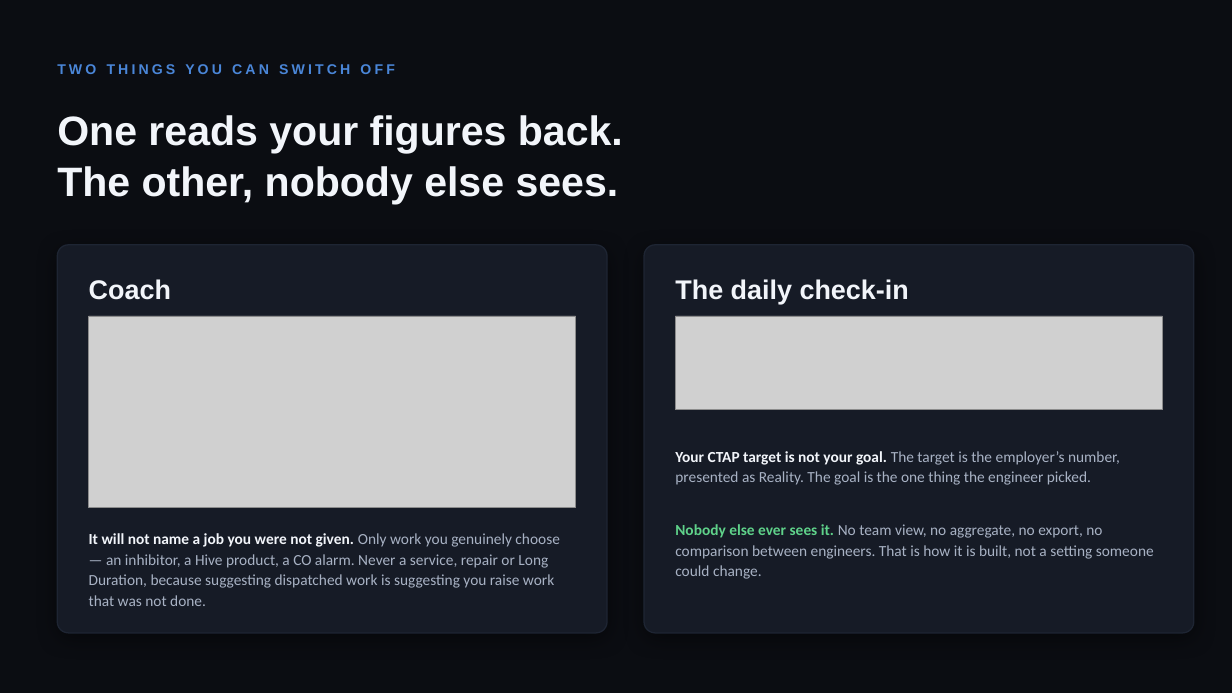
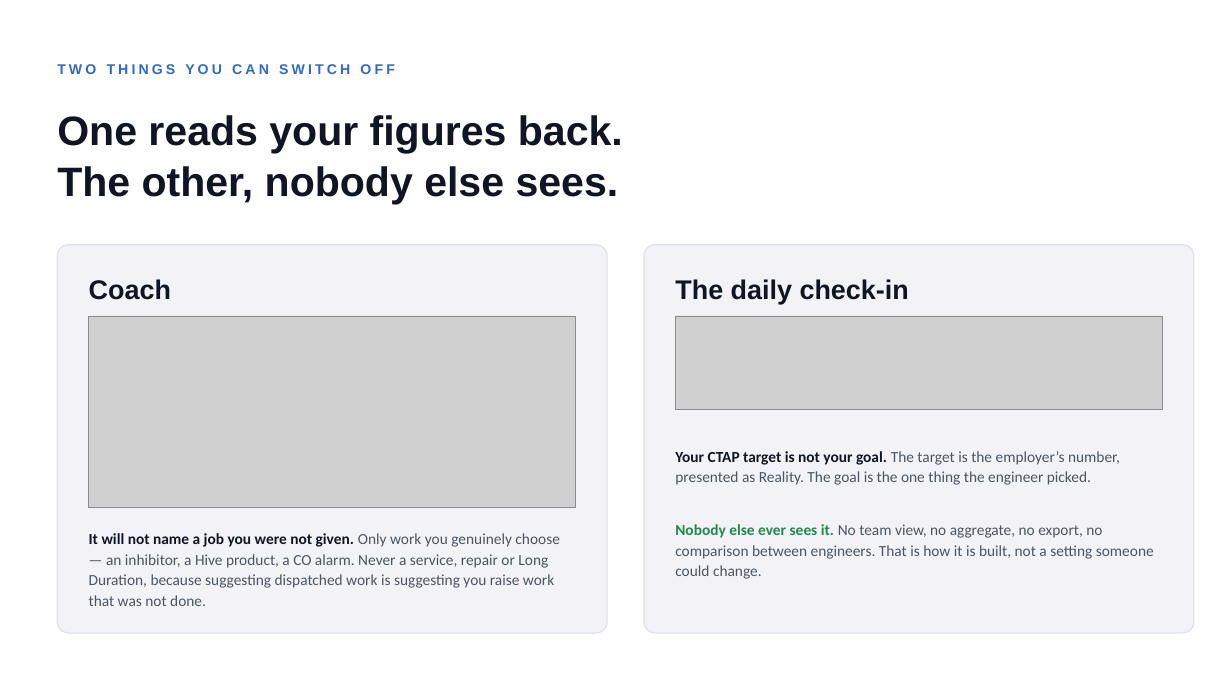
Before and after one commit to belacorg/CTAPTracker, a slide deck: slide 8 of docs/presentation/CTAP-Tracker.pptx. Drawn at 1232x693 pixels with LibreOffice and Linux fonts; fonts in the diff are those of the drawing; grey boxes stand for pictures. Boxes give left, top, right and bottom in pixels: in the first picture for what was removed or moved away, otherwise in the second. Text is boxed around its words. In the diff, an @@ line names an element or a change of style, - is before the commit and + after.

```diff
--- a/docs/presentation/CTAP-Tracker.pptx
+++ b/docs/presentation/CTAP-Tracker.pptx
@@ background #0B0D12 to #FFFFFF @@
@@ text "TWO THINGS YOU CAN SWITCH ..." at box(57, 64, 394, 74): text colour #4A86D8 to #2F6BC4 @@
@@ rounded rectangle at box(57, 245, 607, 633): fill #161B26 to #F2F2F7; outline #1E2533 1 pt to #DDE3EC 1 pt; shadow off @@
@@ rounded rectangle at box(644, 245, 1194, 633): fill #161B26 to #F2F2F7; outline #1E2533 1 pt to #DDE3EC 1 pt; shadow off @@
@@ text colour #F2F5FA to #0F1522 in 3 elements at box(57, 115, 623, 204), box(89, 279, 171, 300), box(675, 279, 909, 304) @@
@@ text "Your CTAP target is not ..." at box(675, 451, 1120, 485): text colour #F2F5FA to #0F1522 in "Your CTAP target is not your goal."; text colour #A8B2C4 to #4B5565 in "The target is the employer’s number, presented ..." @@
@@ text "It will not name a ..." at box(89, 533, 559, 606): text colour #F2F5FA to #0F1522 in "It will not name a job you ..."; text colour #A8B2C4 to #4B5565 in "Only work you genuinely choose — an ..." @@
@@ text "Nobody else ever sees it. ..." at box(675, 524, 1154, 579): text colour #5FD28A to #1F8A4C in "Nobody else ever sees it."; text colour #A8B2C4 to #4B5565 in "No team view, no aggregate, no export, ..." @@
```
Also in this commit, not shown: 10 other slides changed.
